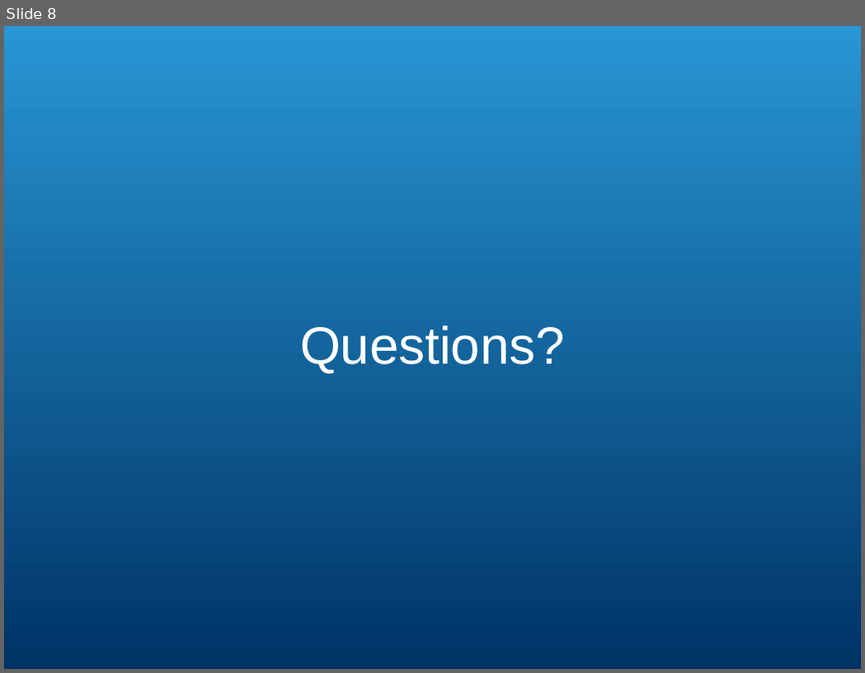
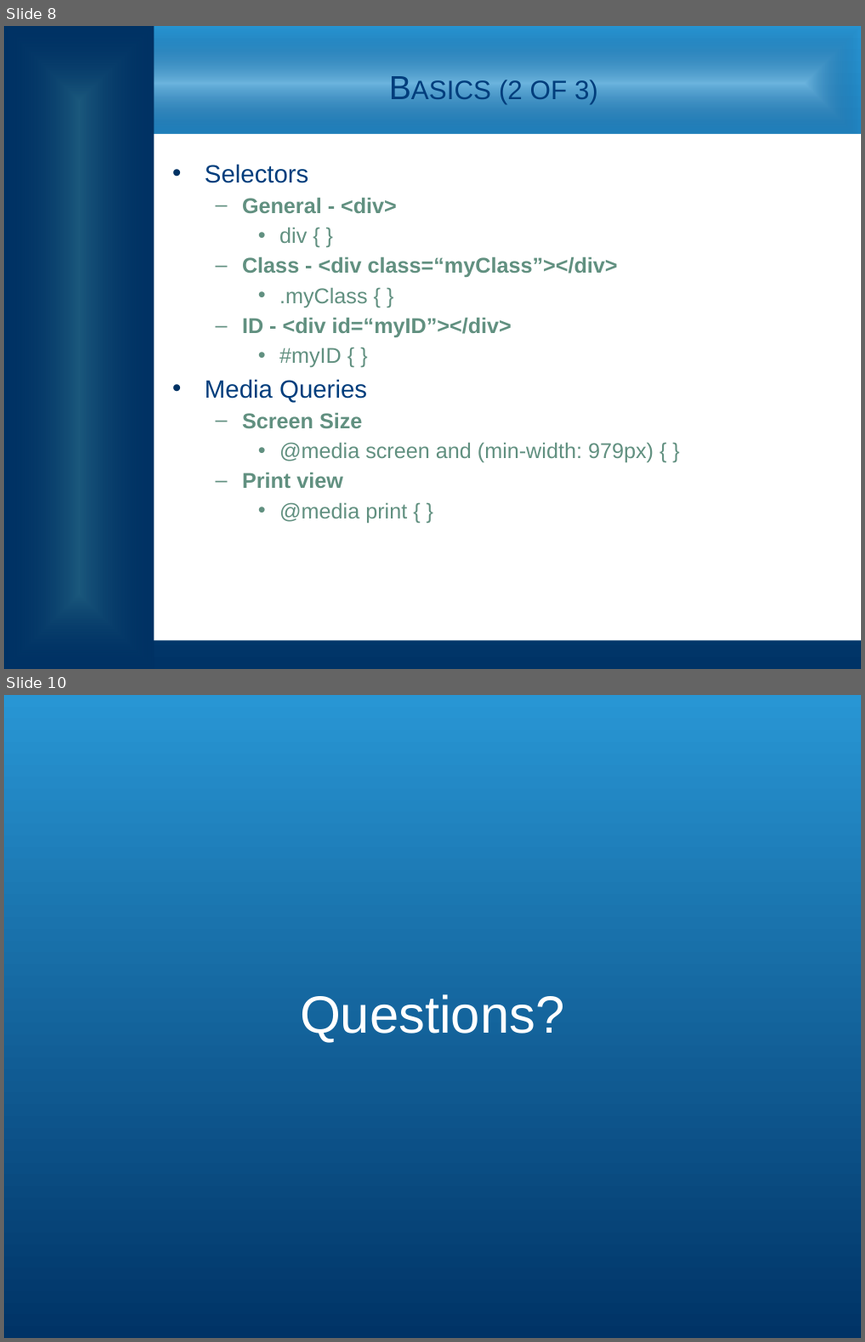
Before and after one commit to zithrandmir/sparkle, a slide deck: Extended Campuses/EC CSS HTML Presentation.pptx. Shown one above the other, each under a label of ours: slide 8 before the commit, slides 8 and 10 after it; the slides between them are not shown. The pictures are 865x673 and 865x1342 pixels, drawn with LibreOffice and Linux fonts; fonts in the diff are those of the drawing; background and template pictures are left out. Boxes give left, top, right and bottom in pixels: in the first picture for what was removed or moved away, otherwise in the second. Text is boxed around its words. In the diff, an @@ line names an element or a change of style, - is before the commit and + after.

```diff
--- a/Extended Campuses/EC CSS HTML Presentation.pptx
+++ b/Extended Campuses/EC CSS HTML Presentation.pptx
@@ slide 8 added at bbox=[4, 26, 861, 669], background #FFFFFF; not listed: 1 template element that a slide beside it also shows @@
@@ rectangle added at bbox=[4, 26, 861, 140], fill gradient #89C3E5 to #003264 @@
@@ rectangle added at bbox=[4, 26, 154, 669], fill #003264 @@
@@ rectangle added at bbox=[4, 26, 154, 669], fill gradient #1B587C to #003264 @@
@@ title added at bbox=[499, 80, 598, 104], 28 pt, text #003D7C, small capitals @@
+Basics (2 of 3)
@@ rectangle added at bbox=[4, 134, 861, 641], fill #FFFFFF @@
@@ text added at bbox=[205, 164, 653, 522], 18 pt, text #619080 @@
+• Selectors
+  – General - <div>
+    • div { }
+  – Class - <div class=“myClass”></div>
+    • .myClass { }
+  – ID - <div id=“myID”></div>
+    • #myID { }
+• Media Queries
+  – Screen Size
+    • @media screen and (min-width: 979px) { }
+  – Print view
+    • @media print { }
@@ text added at bbox=[177, 347, 414, 367], 28 pt, text #FFFFFF @@
+CLICK TO EDIT MASTER TITLE STYLE
@@ what was slide 8 is now slide 10 @@
```
Also in this commit, not shown: 2 slides changed, 2 other slides added, 1 slide removed.
